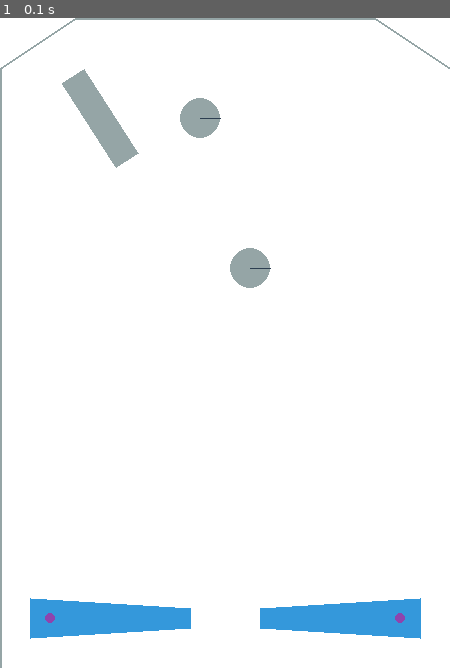
Above: before the commit, frame 1.
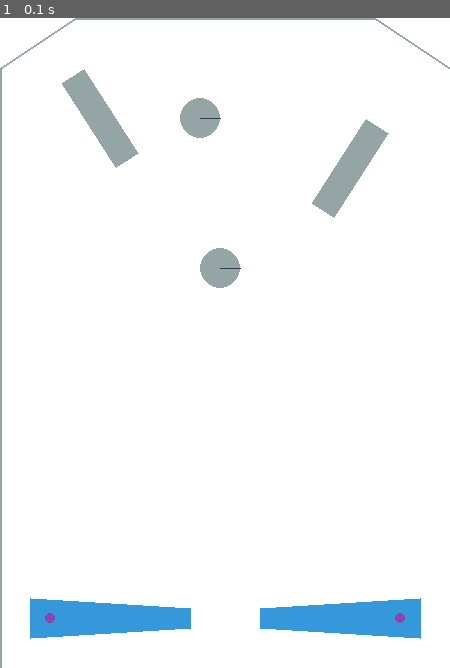
Above: after the commit, the same moment.

Repository: robingread/pypinball
Game: pygame game, started from bin/controller.py
The game is run twice, just before and just after one commit, with the same random seed, the same clock (stepped at 60 frames per second) and the same inputs.
Inputs:
- Up to frame 1 (0.1 s): no input

The runs differ from the first frame. In frame 1, 1.7% of the frame differs, in the area x 44-87%, y 15-42%.

Commit message:
pybinball: Updated the bin/controller.py script so that the Bumpers are specified via the GameConfig configuraton.

Diff:
--- a/bin/controller.py
+++ b/bin/controller.py
@@ -2,6 +2,16 @@
 
 GAME_CONFIG = pypinball.GameConfig(
     playing_area=(600, 650),
+    bumpers=[
+        pypinball.domain.RectangleBumper(
+            uid=1000, position=(100, 100), size=(100, 25), angle=1
+        ),
+        pypinball.domain.RectangleBumper(
+            uid=1001, position=(350, 150), size=(100, 25), angle=-1
+        ),
+        pypinball.domain.RoundBumper(uid=1002, position=(200, 100), radius=15),
+        pypinball.domain.RoundBumper(uid=1003, position=(220, 250), radius=15),
+    ],
     flippers=[
         pypinball.domain.Flipper(
             uid=1,
@@ -80,17 +90,6 @@
 
 physics_interface = pypinball.physics.PymunkPhysics(event_pub=events_pub)
 physics_interface.set_debug_display(screen=display_interface._screen)
-physics_interface.add_bumper(
-    bumper=pypinball.domain.RectangleBumper(
-        uid=1000, position=(100, 100), size=(100, 25), angle=1
-    )
-)
-physics_interface.add_bumper(
-    bumper=pypinball.domain.RoundBumper(uid=1001, position=(200, 100), radius=15)
-)
-physics_interface.add_bumper(
-    bumper=pypinball.domain.RoundBumper(uid=1002, position=(250, 250), radius=15)
-)
 
 controller = pypinball.Controller(
     config=GAME_CONFIG,
